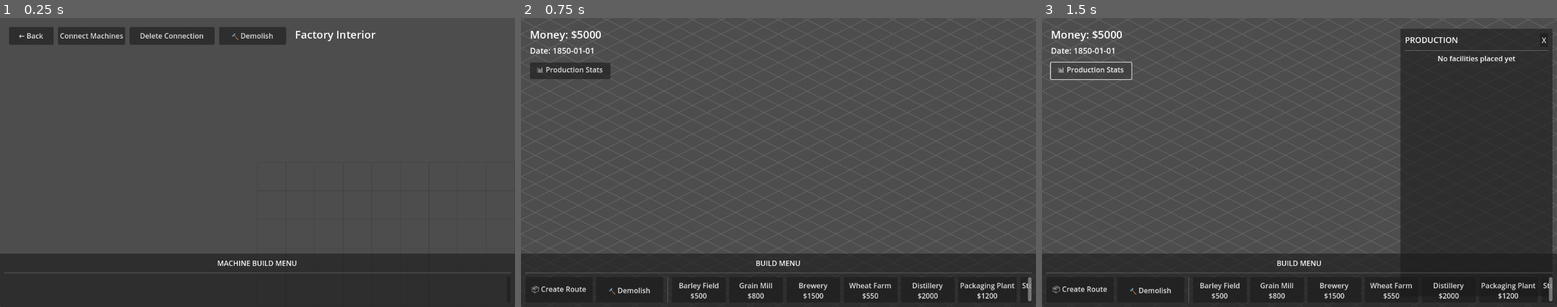
Above: before the commit, frames 1-3 (left to right).
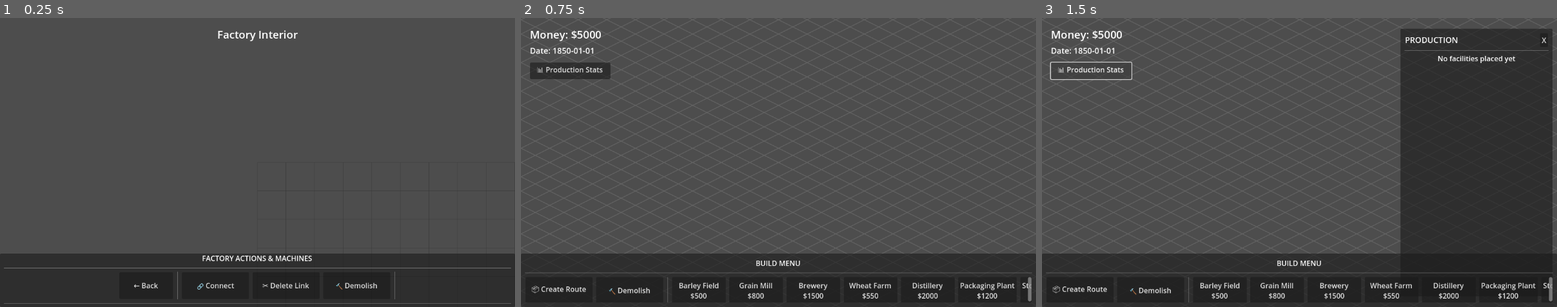
Above: after the commit, the same moments.

Repository: GergelyKrista/butykos
Game: Godot game, scene res://scenes/factory_interior/factory_interior.tscn
The game is run twice, just before and just after one commit, with the same random seed, the same clock (stepped at 60 frames per second) and the same inputs. This scene is started directly instead of the project's main scene.
Inputs:
- Up to frame 1 (0.25 s): no input
- Up to frame 2 (0.75 s): click "← Back" at 0.5 s
- Up to frame 3 (1.5 s): click "📊 Production Stats" at 1.25 s

The runs differ from the first frame. In frame 1, 4.5% of the frame differs, in the area x 0-100%, y 3-99%; in frame 2, nothing differs; in frame 3, nothing differs.

Commit message:
Move factory interior buttons to bottom navbar
**UI Restructuring:**
- Moved all action buttons (Back, Connect, Delete Link, Demolish) to bottom navbar
- Factory name label now centered at top of screen
- Bottom bar now has "FACTORY ACTIONS & MACHINES" title
- Action buttons appear before machine build buttons with separators

**Layout:**
```
Top: [Factory Interior Label] [Mode Panel]
Bottom: [← Back | 🔗 Connect | ✂️ Delete Link | 🔨 Demolish || Machine buttons...]
```

**Benefits:**
- Consistent with world map UI layout
- All controls in one place at bottom
- More screen space for factory floor
- Cleaner, more organized interface

🤖 Generated with [Claude Code](https://claude.com/claude-code)

Co-Authored-By: Claude <noreply@anthropic.com>

Diff:
--- a/scenes/factory_interior/factory_interior.gd
+++ b/scenes/factory_interior/factory_interior.gd
@@ -14,8 +14,8 @@
 @onready var connections_renderer: Node2D = null  # Will be created dynamically
 @onready var camera = $Camera2D
 @onready var ui = $UI
-@onready var mode_panel = $UI/ModePanel
-@onready var mode_label = $UI/ModePanel/ModeLabel
+@onready var mode_panel = $UI/HUD/ModePanel
+@onready var mode_label = $UI/HUD/ModePanel/ModeLabel
 
 # ========================================
 # STATE
--- a/scenes/factory_interior/factory_interior.tscn
+++ b/scenes/factory_interior/factory_interior.tscn
@@ -17,43 +17,30 @@
 [node name="UI" type="CanvasLayer" parent="."]
 script = ExtResource("3")
 
-[node name="BackButton" type="Button" parent="UI"]
-offset_left = 20.0
+[node name="HUD" type="Control" parent="UI"]
+layout_mode = 3
+anchors_preset = 15
+anchor_right = 1.0
+anchor_bottom = 1.0
+grow_horizontal = 2
+grow_vertical = 2
+mouse_filter = 2
+
+[node name="FactoryLabel" type="Label" parent="UI/HUD"]
+layout_mode = 1
+anchors_preset = 5
+anchor_left = 0.5
+anchor_right = 0.5
+offset_left = -150.0
 offset_top = 20.0
-offset_right = 120.0
+offset_right = 150.0
 offset_bottom = 60.0
-text = "← Back"
-
-[node name="ConnectButton" type="Button" parent="UI"]
-offset_left = 130.0
-offset_top = 20.0
-offset_right = 280.0
-offset_bottom = 60.0
-text = "Connect Machines"
-
-[node name="DeleteConnectionButton" type="Button" parent="UI"]
-offset_left = 290.0
-offset_top = 20.0
-offset_right = 480.0
-offset_bottom = 60.0
-text = "Delete Connection"
-
-[node name="DemolishButton" type="Button" parent="UI"]
-offset_left = 490.0
-offset_top = 20.0
-offset_right = 640.0
-offset_bottom = 60.0
-text = "🔨 Demolish"
-
-[node name="FactoryLabel" type="Label" parent="UI"]
-offset_left = 660.0
-offset_top = 20.0
-offset_right = 920.0
-offset_bottom = 60.0
+grow_horizontal = 2
 theme_override_font_sizes/font_size = 24
 text = "Factory Interior"
+horizontal_alignment = 1
 
-[node name="ModePanel" type="PanelContainer" parent="UI"]
+[node name="ModePanel" type="PanelContainer" parent="UI/HUD"]
 visible = false
 layout_mode = 1
 anchors_preset = 5
@@ -65,7 +52,7 @@
 offset_bottom = 120.0
 grow_horizontal = 2
 
-[node name="ModeLabel" type="Label" parent="UI/ModePanel"]
+[node name="ModeLabel" type="Label" parent="UI/HUD/ModePanel"]
 layout_mode = 2
 theme_override_colors/font_color = Color(1, 0.3, 0.3, 1)
 theme_override_font_sizes/font_size = 24
@@ -101,10 +88,44 @@
 
 [node name="TitleLabel" type="Label" parent="UI/BottomBar/MarginContainer/VBoxContainer"]
 layout_mode = 2
-text = "MACHINE BUILD MENU"
+text = "FACTORY ACTIONS & MACHINES"
 horizontal_alignment = 1
 
 [node name="HSeparator" type="HSeparator" parent="UI/BottomBar/MarginContainer/VBoxContainer"]
+layout_mode = 2
+
+[node name="ButtonsContainer" type="HBoxContainer" parent="UI/BottomBar/MarginContainer/VBoxContainer"]
+layout_mode = 2
+theme_override_constants/separation = 8
+alignment = 1
+
+[node name="BackButton" type="Button" parent="UI/BottomBar/MarginContainer/VBoxContainer/ButtonsContainer"]
+layout_mode = 2
+custom_minimum_size = Vector2(120, 60)
+text = "← Back"
+
+[node name="VSeparator1" type="VSeparator" parent="UI/BottomBar/MarginContainer/VBoxContainer/ButtonsContainer"]
+layout_mode = 2
+
+[node name="ConnectButton" type="Button" parent="UI/BottomBar/MarginContainer/VBoxContainer/ButtonsContainer"]
+layout_mode = 2
+custom_minimum_size = Vector2(150, 60)
+text = "🔗 Connect"
+
+[node name="DeleteConnectionButton" type="Button" parent="UI/BottomBar/MarginContainer/VBoxContainer/ButtonsContainer"]
+layout_mode = 2
+custom_minimum_size = Vector2(150, 60)
+text = "✂️ Delete Link"
+
+[node name="DemolishButton" type="Button" parent="UI/BottomBar/MarginContainer/VBoxContainer/ButtonsContainer"]
+layout_mode = 2
+custom_minimum_size = Vector2(150, 60)
+text = "🔨 Demolish"
+
+[node name="VSeparator2" type="VSeparator" parent="UI/BottomBar/MarginContainer/VBoxContainer/ButtonsContainer"]
+layout_mode = 2
+
+[node name="HSeparator2" type="HSeparator" parent="UI/BottomBar/MarginContainer/VBoxContainer"]
 layout_mode = 2
 
 [node name="ScrollContainer" type="ScrollContainer" parent="UI/BottomBar/MarginContainer/VBoxContainer"]
--- a/scenes/factory_interior/factory_interior_ui.gd
+++ b/scenes/factory_interior/factory_interior_ui.gd
@@ -18,11 +18,11 @@
 # REFERENCES
 # ========================================
 
-@onready var back_button: Button = $BackButton
-@onready var connect_button: Button = $ConnectButton
-@onready var delete_connection_button: Button = $DeleteConnectionButton
-@onready var demolish_button: Button = $DemolishButton
-@onready var factory_label: Label = $FactoryLabel
+@onready var back_button: Button = $BottomBar/MarginContainer/VBoxContainer/ButtonsContainer/BackButton
+@onready var connect_button: Button = $BottomBar/MarginContainer/VBoxContainer/ButtonsContainer/ConnectButton
+@onready var delete_connection_button: Button = $BottomBar/MarginContainer/VBoxContainer/ButtonsContainer/DeleteConnectionButton
+@onready var demolish_button: Button = $BottomBar/MarginContainer/VBoxContainer/ButtonsContainer/DemolishButton
+@onready var factory_label: Label = $HUD/FactoryLabel
 @onready var machine_menu: HBoxContainer = $BottomBar/MarginContainer/VBoxContainer/ScrollContainer/HBoxContainer
 
 # ========================================
